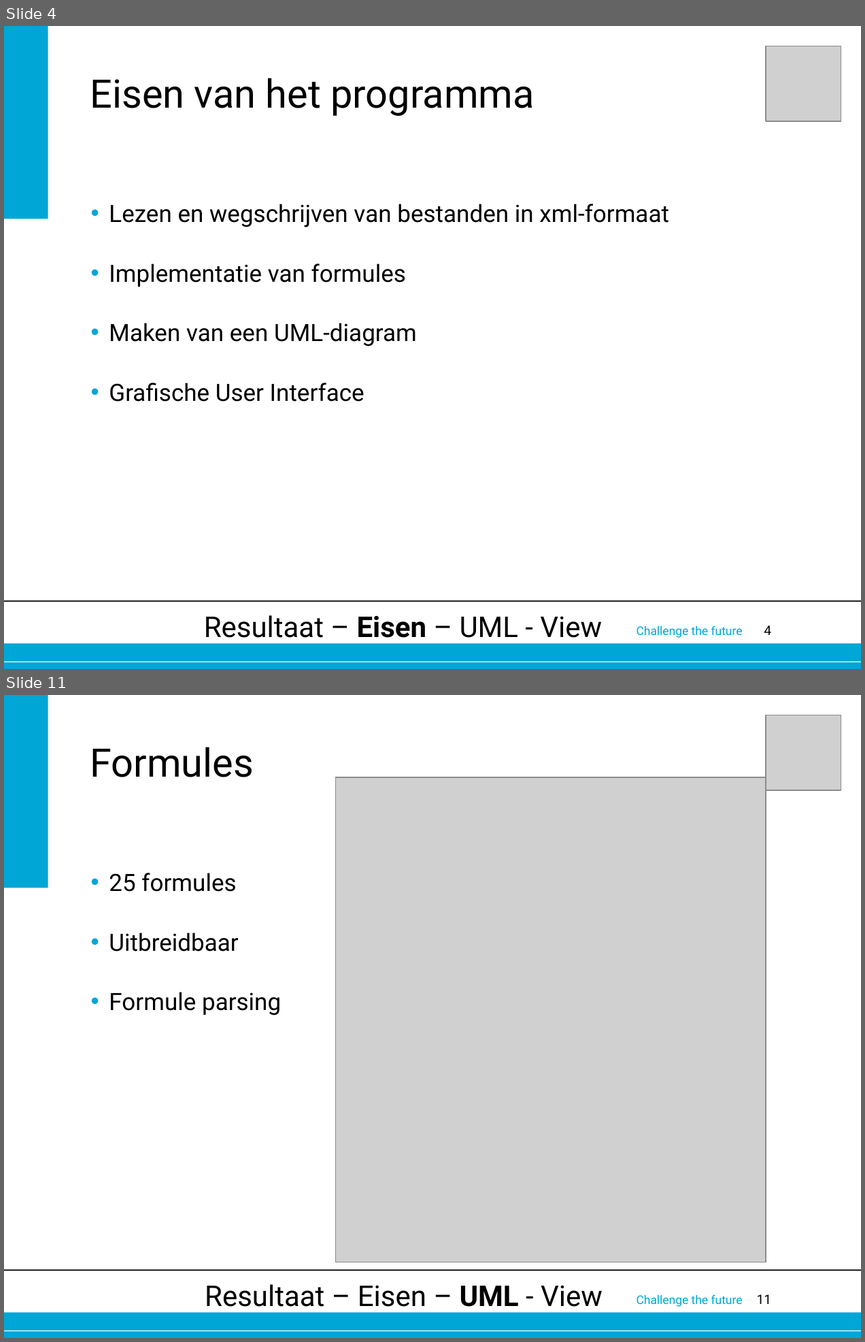
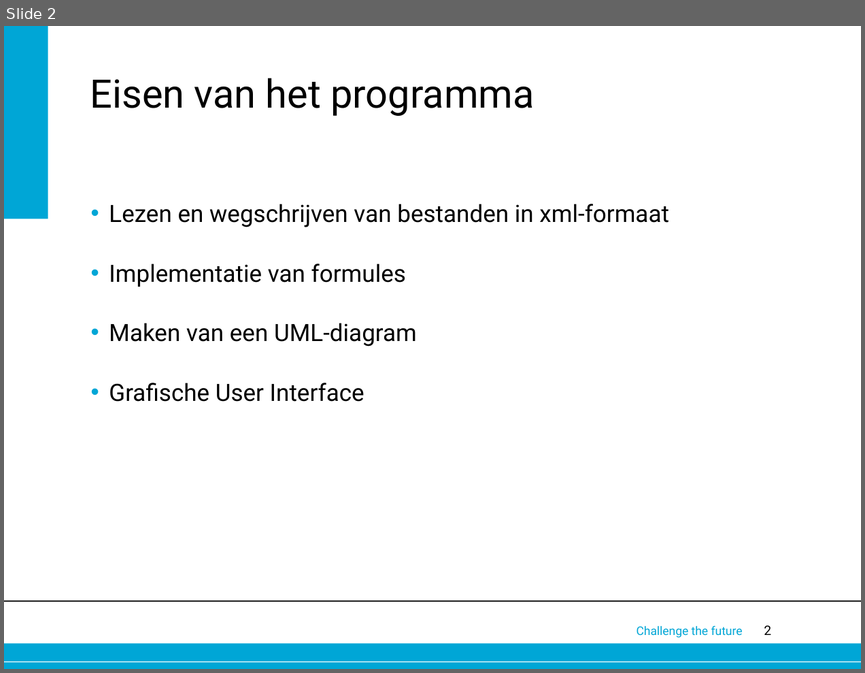
Before and after one commit to foresterre/Spreadsheet, a slide deck: Documents/OOP project presentatie.pptx. Shown one above the other, each under a label of ours: slides 4 and 11 before the commit, slide 2 after it; the slides between them are not shown. The pictures are 865x1342 and 865x673 pixels, drawn with LibreOffice and Linux fonts; fonts in the diff are those of the drawing; grey boxes stand for pictures; background and template pictures are left out. Boxes give left, top, right and bottom in pixels: in the first picture for what was removed or moved away, otherwise in the second. Text is boxed around its words. In the diff, an @@ line names an element or a change of style, - is before the commit and + after.

```diff
--- a/Documents/OOP project presentatie.pptx
+++ b/Documents/OOP project presentatie.pptx
@@ slide 11 removed at [4, 695, 861, 1338], background #FFFFFF; not listed: 6 template elements that a slide beside it also shows @@
@@ picture removed at [766, 715, 841, 791] @@
@@ title removed at [90, 747, 254, 777] @@
-Formules
@@ picture removed at [336, 777, 766, 1262] @@
@@ text removed at [109, 872, 281, 1015] @@
-• 25 formules
-• Uitbreidbaar
-• Formule parsing
@@ text removed at [205, 1284, 602, 1312] @@
-Resultaat – Eisen – UML - View
@@ what was slide 4 is now slide 2 @@
@@ slide 2 changed as well @@
@@ picture removed at [766, 46, 841, 122] @@
@@ text removed at [204, 615, 602, 643] @@
-Resultaat – Eisen – UML - View
@@ page number at [764, 625, 771, 635]: text changed @@
-4
+2
```
Also in this commit, not shown: 2 other slides changed, 8 slides added, 19 other slides removed.
